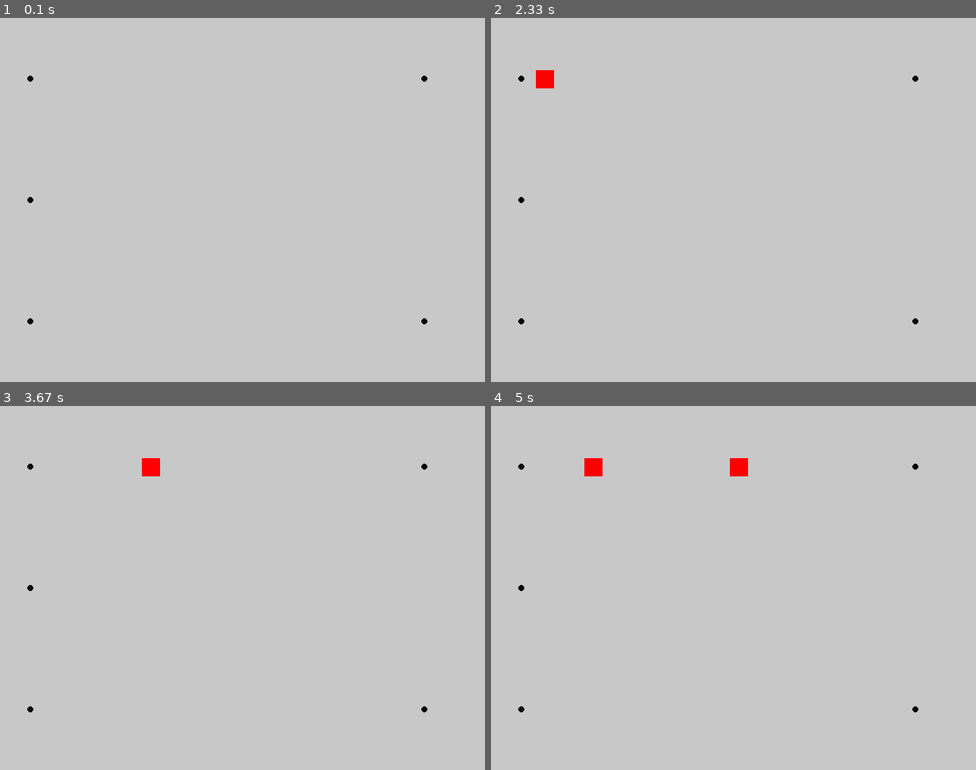
Above: before the commit, frames 1-4 (two rows, left to right).
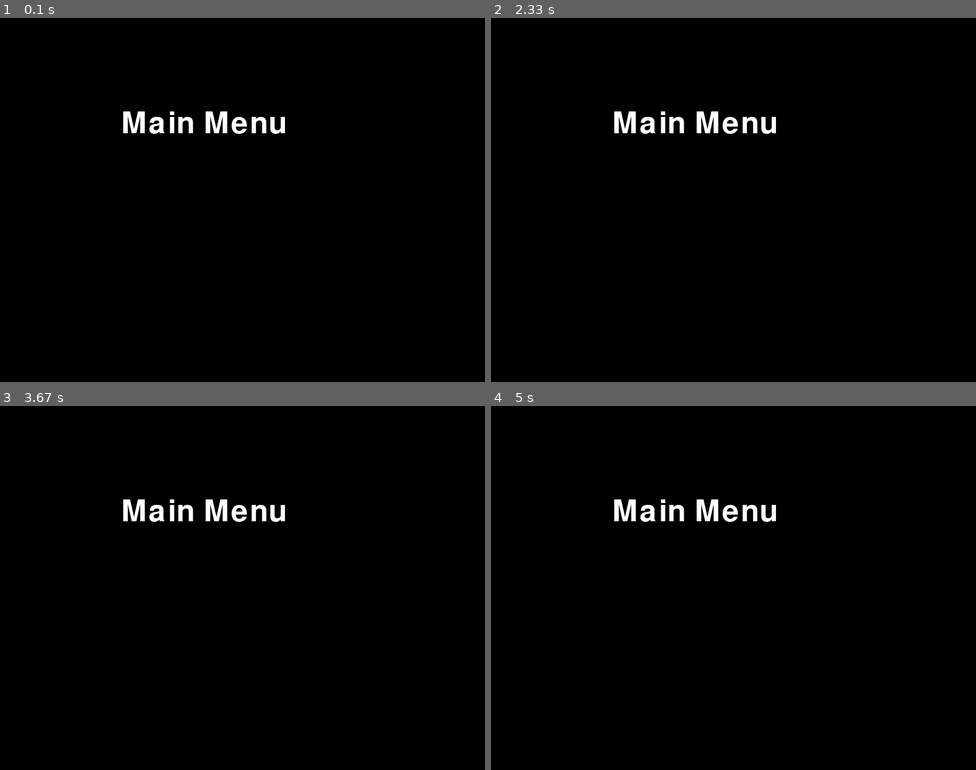
Above: after the commit, the same moments.

Repository: PureZinc/pygame_tower_defense_maker
Game: pygame game, started from main.py
Two runs of this game, one before a commit and one after it. Both use one fixed random seed, a clock stepped at 60 frames per second and the inputs below.
Inputs:
- Up to frame 1 (0.1 s): no input
- Up to frame 2 (2.33 s): no input
- Up to frame 3 (3.67 s): no input
- Up to frame 4 (5 s): no input

The runs differ from the first frame. In frame 1, 100% of the frame differs, in the area x 0-100%, y 0-100%; in frame 2, 100%; in frame 3, 100%; in frame 4, 100%.

Commit message:
Initialized UI Editor

Diff:
--- a/app/__init__.py
+++ b/app/__init__.py
@@ -1,2 +1,3 @@
 from .objects.enemies import all_enemies
 from .objects.maps import all_maps
+from .ui.global_ui.screens import screen_manager
--- a/app/rounds/class.py
+++ b/app/rounds/class.py
@@ -6,7 +6,10 @@
         self.sequence = []  # This will store the sequence of spawn events
 
     def add_pause(self, duration=1000):
-        self.sequence.append({'type': 'pause', 'duration': duration})
+        self.sequence.append({
+            'type': 'pause',
+            'duration': duration
+        })
 
     def add_interval(self, enemy_name: str, spacing: int, duration: int):
         self.sequence.append({
--- /dev/null
+++ b/app/ui/global_ui/base.py
@@ -0,0 +1,40 @@
+class ScreenManager:
+    def __init__(self):
+        self.screens: dict[str, Screen] = {}
+        self.current_screen = None
+
+    def add_screen(self, name, screen):
+        self.screens[name] = screen
+
+    def set_screen(self, name):
+        self.current_screen = self.screens[name]
+
+    def handle_events(self, events):
+        next_screen = self.current_screen.handle_events(events)
+        if next_screen:
+            self.set_screen(next_screen)
+
+    def update(self):
+        self.current_screen.update()
+
+    def render(self, screen):
+        self.current_screen.render(screen)
+
+
+screen_manager = ScreenManager()
+
+
+class Screen:
+    def __init__(self, name=None):
+        self.manager = screen_manager
+        self.name = name or self.__class__.__name__
+        self.manager.add_screen(self.name, self)
+
+    def handle_events(self, events):
+        pass
+
+    def update(self):
+        pass
+
+    def render(self, screen):
+        pass
--- /dev/null
+++ b/app/ui/global_ui/screens.py
@@ -0,0 +1,6 @@
+from .base import screen_manager
+from ..main_menu import MainMenu
+
+
+MainMenu()
+screen_manager.set_screen("MainMenu")
--- /dev/null
+++ b/app/ui/main_menu.py
@@ -0,0 +1,19 @@
+import pygame
+from .global_ui.base import Screen
+
+
+class MainMenu(Screen):
+    def __init__(self):
+        super().__init__()
+        pygame.font.init()
+        self.title_font = pygame.font.Font(None, 74)
+        self.title_text = self.title_font.render("Main Menu", True, (255, 255, 255))
+
+    def handle_events(self, events):
+        for event in events:
+            if event.type == pygame.KEYDOWN and event.key == pygame.K_RETURN:
+                return "gameplay"  # Indicate switching to the gameplay screen
+
+    def render(self, screen):
+        screen.fill((0, 0, 0))
+        screen.blit(self.title_text, (200, 150))
--- a/config/config.py
+++ b/config/config.py
@@ -1,4 +1,7 @@
 import pygame
+
+# Main Config
+GAME_NAME = "Tower Defense Game"
 
 # Screen dimensions
 SCREEN_WIDTH = 800
@@ -16,5 +19,5 @@
 
 # Initialize screen
 screen = pygame.display.set_mode((SCREEN_WIDTH, SCREEN_HEIGHT))
-pygame.display.set_caption("Tower Defense Game")
+pygame.display.set_caption(GAME_NAME)
 clock = pygame.time.Clock()
--- a/main.py
+++ b/main.py
@@ -4,6 +4,7 @@
 from config.config import *
 from sprites import *
 from app import *
+
 
 # Initialize Pygame
 pygame.init()
@@ -21,7 +22,8 @@
         screen.fill(WHITE)
 
         # Event handling
-        for event in pygame.event.get():
+        events = pygame.event.get()
+        for event in events:
             if event.type == pygame.QUIT:
                 running = False
             elif event.type == ENEMY_SPAWN:
@@ -34,18 +36,22 @@
                 towers.add(new_tower)
 
         # Update
-        towers.update()
-        enemies.update()
-        bullets.update()
+        screen_manager.handle_events(events)
+        screen_manager.update()
+        screen_manager.render(screen)
 
-        for tower in towers:
-            tower.attack(enemies, bullets)
+        # towers.update()
+        # enemies.update()
+        # bullets.update()
 
-        # Draw
-        chosen_map.draw()
-        towers.draw(screen)
-        enemies.draw(screen)
-        bullets.draw(screen)
+        # for tower in towers:
+        #     tower.attack(enemies, bullets)
+
+        # # Draw
+        # chosen_map.draw()
+        # towers.draw(screen)
+        # enemies.draw(screen)
+        # bullets.draw(screen)
 
         pygame.display.flip()
         clock.tick(FPS)
Empty file added: app/ui/create_map.py
Empty file added: app/ui/create_rounds.py
Empty file added: app/ui/play.py
